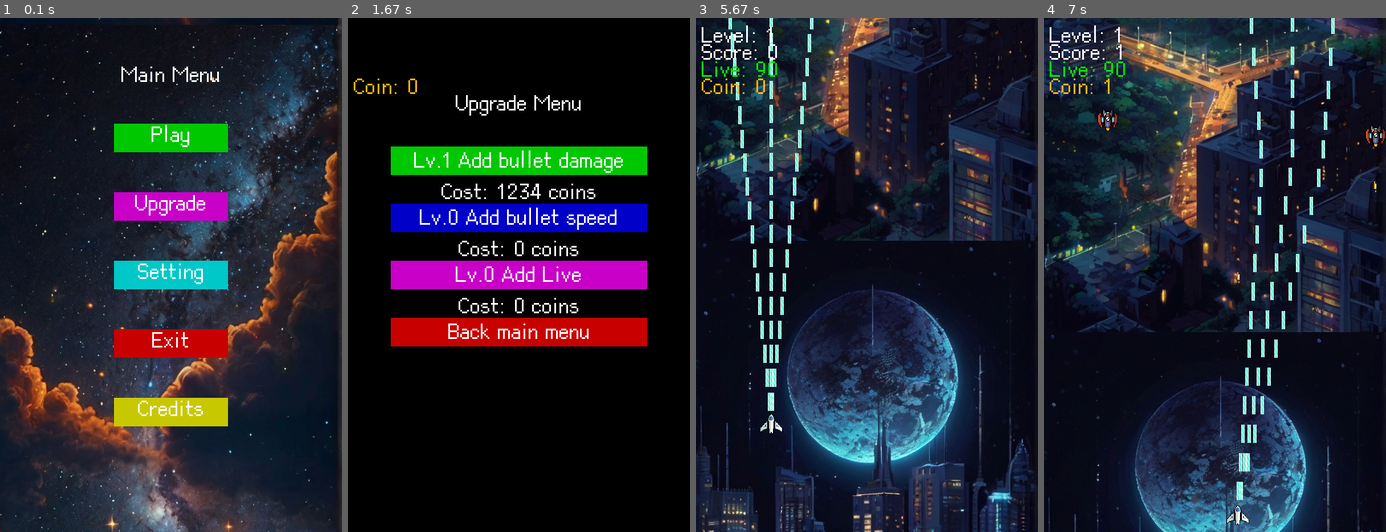
Above: before the commit, frames 1-4 (left to right).
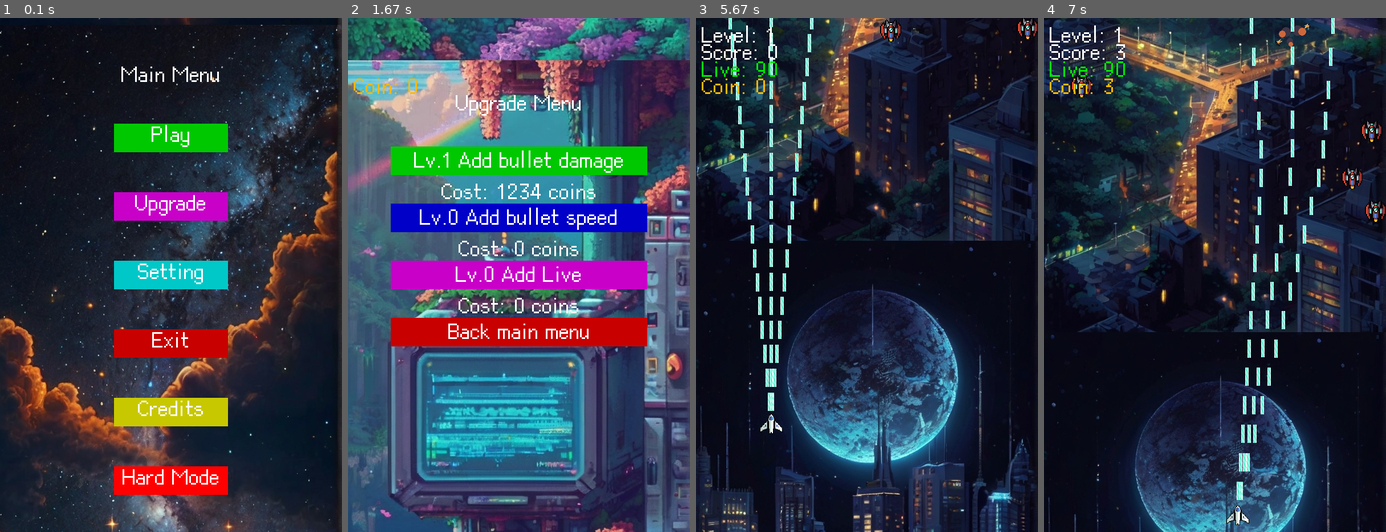
Above: after the commit, the same moments.

Repository: LukeTsengTW/pygame_space_shooting_game
Game: pygame game, started from main.py
The game is run twice, just before and just after one commit, with the same random seed, the same clock (stepped at 60 frames per second) and the same inputs.
Inputs (mouse positions are in pixels of both pictures, inside the frame that each line leads up to):
- Up to frame 1 (0.1 s): no input
- Up to frame 2 (1.67 s): click (519, 480) at 0.38 s, where only the run after the commit has a clickable "Hard Mode"; click (519, 59) at 0.72 s; click "Upgrade" at 1.05 s; click "Lv.0 Add bullet damage" at 1.38 s
- Up to frame 3 (5.67 s): press the mouse at (867, 331) at 1.7 s; move the mouse to (921, 213) at 1.8 s; release the mouse at (976, 100) at 1.93 s; press the mouse at (867, 136) at 2.03 s; move the mouse to (832, 125) at 2.13 s; release the mouse at (802, 120) at 2.27 s; click "Level 1" at 2.38 s; hold Right 2.67-3.13 s; move the mouse to (996, 84) at 2.7 s; hold Up 3.17-3.47 s; hold Right 3.5-3.97 s; hold Left 4-4.53 s; hold Down 4.57-4.87 s; hold Left 4.9-5.3 s; hold Up from 5.33 s (still down)
- Up to frame 4 (7 s): release Up at 5.7 s; hold Right 5.73-6.37 s; hold Down 6.4-6.77 s; hold Left from 6.8 s (still down)

The runs differ from the first frame. In frame 1, 1.9% of the frame differs, in the area x 33-67%, y 87-93%; in frame 2, 82%, in the area x 0-100%, y 0-100%; in frame 3, 0.3%; in frame 4, 1.1%.

Commit message:
Update Background Music, UI Background, simplify something

Diff:
--- a/config.py
+++ b/config.py
@@ -1,24 +1,34 @@
 import pygame
+
+pygame.mixer.init()
+
+volume_level = 0.5
+
+pygame.mixer.music.set_volume(volume_level)
+
+def play_music(filename):
+    pygame.mixer.music.load(filename)
+    pygame.mixer.music.play(-1)
 
 SCREEN_WIDTH, SCREEN_HEIGHT = 600, 900
 PLAYER_SPEED = 4
 BULLET_SPEED = 25
 ENEMY_GENERATION_THRESHOLDS = {
-    'enemies_1': 0.02,
-    'enemies_2': 0.005,
-    'enemies_3': 0.005,
-    'enemies_4': 0.003,
-    'enemies_6': 0.02,
-    'enemies_7': 0.005,
-    'enemies_8': 0.005,
-    'enemies_9': 0.003,
-    'enemies_10': 0.0005,
+    'enemies_1': 0.05,
+    'enemies_2': 0.01,
+    'enemies_3': 0.02,
+    'enemies_4': 0.01,
+    'enemies_6': 0.05,
+    'enemies_7': 0.01,
+    'enemies_8': 0.01,
+    'enemies_9': 0.02,
+    'enemies_10': 0.002,
     'enemies_12': 0.009,
     'enemies_13': 0.009,
     'enemies_14': 0.005,
-    'enemies_15': 0.003,
+    'enemies_15': 0.005,
     'enemies_16': 0.002,
-    'enemies_17': 0.0006,
+    'enemies_17': 0.002,
 }
 
 BOSS_GENERATION_ONCE = {
--- a/enemy.py
+++ b/enemy.py
@@ -50,7 +50,7 @@
         super().__init__('img/enemy/lv1_to_5/base/Scout_assets/Scout_frame_1.png', 'img/enemy/lv1_to_5/Shield/Scout_assets/Scout_Shield_frame_', (39.4, 42.8), (37.4, 40.8), 2, enemy_hp["enemies_1"], 14)
 
     def update(self, pressed_keys=None, mouse_pos=None):
-        super().update(EnemyBullet_1, 0.01)
+        super().update(EnemyBullet_1, 0.002)
 
 class Enemy_2(Enemy):
     def __init__(self):
@@ -180,7 +180,7 @@
        super().__init__('img/enemy/lv6_to_10/base/Battlecruiser_assets/Battlecruiser_frame_1.png', 'img/enemy/lv6_to_10/Shield/Battlecruiser_assets/Battlecruiser_frame_', None, None, 0, enemy_hp["enemies_10"], 9)
 
     def update(self, pressed_keys=None, mouse_pos=None):
-        super().update(EnemyBullet_7, 0.03)
+        super().update(EnemyBullet_7, 0.003)
 
 class Enemy_10(Enemy):
     def __init__(self):
@@ -194,18 +194,18 @@
        super().__init__('img/enemy/lv11_to_15/base/Bomber_assets/Bomber_frame_1.png', 'img/enemy/lv11_to_15/Shields/Bomber_assets/Bomber_frame_', None, None, 2, enemy_hp["enemies_13"], 11)
 
     def update(self, pressed_keys=None, mouse_pos=None):
-        super().update(EnemyBullet_11, 0.0015)
+        super().update(EnemyBullet_11, 0.003)
 
 class Enemy_12(Enemy):
     def __init__(self):
        super().__init__('img/enemy/lv11_to_15/base/Torpedo_assets/Torpedo_frame_1.png', 'img/enemy/lv11_to_15/Shields/Torpedo_assets/Torpedo_frame_', None, None, 1, enemy_hp["enemies_14"], 9)
 
     def update(self, pressed_keys=None, mouse_pos=None):
-        super().update(EnemyBullet_12, 0.0015)
+        super().update(EnemyBullet_12, 0.003)
 
 class Enemy_13(Enemy):
     def __init__(self):
-       super().__init__('img/enemy/lv11_to_15/base/Frigate_assets/Frigate_frame_1.png', 'img/enemy/lv11_to_15/Shields/Frigate_assets/Frigate_frame_', None, None, 3, enemy_hp["enemies_15"], 11)
+       super().__init__('img/enemy/lv11_to_15/base/Frigate_assets/Frigate_frame_1.png', 'img/enemy/lv11_to_15/Shields/Frigate_assets/Frigate_frame_', None, None, 4, enemy_hp["enemies_15"], 11)
 
     def update(self, pressed_keys=None, mouse_pos=None):
         super().update(EnemyBullet_10, 0.003)
--- a/main.py
+++ b/main.py
@@ -30,7 +30,11 @@
 font = pygame.font.Font('font.ttf', 36)
 clock = pygame.time.Clock()
 
+hard_level = 1
 level = 1
+
+is_complete_game = False
+
 backgrounds = [pygame.image.load(f'img/background/lv{i}_background.jpg') for i in range(1, 21)]
 background = backgrounds[0]
 background_bottom = backgrounds[0]
@@ -71,27 +75,53 @@
 
 current_text = 0
 def setting():
-    global current_text
+    global current_text, volume_level
     setting_running = True
     text_options = ['Control the sprite with keyboard', 'Control the sprite with cursor']
 
+    button_width = 200
+    button_height = 50
+    button_1 = pygame.Rect((SCREEN_WIDTH - 550) // 2, (SCREEN_HEIGHT - button_height) // 2 - 180, 550, button_height)
+    button_2 = pygame.Rect((SCREEN_WIDTH - button_width) // 2, (SCREEN_HEIGHT - button_height) // 2 + 60, button_width, button_height)
+
+    background = pygame.image.load(f'img/background/setting_background.jpg')
+    background_bottom = background
+    background_rect = background.get_rect()
+    background_rect_bottom = background_bottom.get_rect()
+    background_rect_bottom.top = background_rect.bottom
+
     while setting_running:
-        screen.fill((0,0,0))
+        background_rect.move_ip(0, 2)
+        background_rect_bottom.move_ip(0, 2)
+        if background_rect.top >= SCREEN_HEIGHT:
+            background_rect.bottom = background_rect_bottom.top
+        if background_rect_bottom.top >= SCREEN_HEIGHT:
+            background_rect_bottom.bottom = background_rect.top
+
+        screen.blit(background, background_rect)
+        screen.blit(background_bottom, background_rect_bottom)
+
         draw_text('Setting', font, (255, 255, 255), screen, SCREEN_WIDTH/2, 150)
 
         mx, my = pygame.mouse.get_pos()
-
-        button_width = 200
-        button_height = 50
-        button_1 = pygame.Rect((SCREEN_WIDTH - 550) // 2, (SCREEN_HEIGHT - button_height) // 2 - 180, 550, button_height)
-        button_2 = pygame.Rect((SCREEN_WIDTH - button_width) // 2, (SCREEN_HEIGHT - button_height) // 2 - 60, button_width, button_height)
 
         pygame.draw.rect(screen, (0, 200, 0), button_1)
         pygame.draw.rect(screen, (200, 0, 0), button_2)
 
         text = text_options[current_text]
         draw_text(text , font, (255, 255, 255), screen, SCREEN_WIDTH // 2, SCREEN_HEIGHT // 2 - 180)
-        draw_text('Back menu', font, (255, 255, 255), screen, SCREEN_WIDTH // 2, SCREEN_HEIGHT // 2 - 60)
+        draw_text('Back menu', font, (255, 255, 255), screen, SCREEN_WIDTH // 2, SCREEN_HEIGHT // 2 + 60)
+
+        # Add a slider for volume control
+        slider_rect = pygame.Rect((SCREEN_WIDTH - 300) // 2, SCREEN_HEIGHT // 2 - 60, 300, 20)
+        slider_button_rect = pygame.Rect((SCREEN_WIDTH - 300) // 2 + 270 * volume_level, SCREEN_HEIGHT // 2 - 60, 30, 20)
+        pygame.draw.rect(screen, (100, 100, 100), slider_rect)
+        pygame.draw.rect(screen, (0, 255, 0), slider_button_rect)
+
+        volume_percentage = f"{int(volume_level * 101)}%"
+        draw_text(volume_percentage, font, (255, 255, 255), screen, SCREEN_WIDTH // 2, SCREEN_HEIGHT // 2 - 10)
+
+        draw_text('Volume', font, (255, 255, 255), screen, SCREEN_WIDTH // 2, SCREEN_HEIGHT // 2 - 90)
 
         for event in pygame.event.get():
             if event.type == pygame.QUIT:
@@ -101,6 +131,10 @@
                 if event.key == pygame.K_ESCAPE:
                     pygame.quit()
                     sys.exit()
+            if event.type == pygame.MOUSEBUTTONDOWN or (event.type == pygame.MOUSEMOTION and event.buttons[0] == 1):
+                if slider_rect.collidepoint((mx, my)):
+                    volume_level = (mx - slider_rect.x) / slider_rect.width
+                    pygame.mixer.music.set_volume(volume_level)
             if event.type == pygame.MOUSEBUTTONDOWN:
                 if event.button == 1:
                     if button_1.collidepoint((mx, my)):
@@ -118,8 +152,24 @@
 def upgrade_UI():
     global BULLET_SPEED, max_lives, damage_level, bullet_speed_level, live_level, damage_level_need_coin, bullet_speed_level_need_coin, live_level_need_coin
     upgrade_UI_running = True
+
+    background = pygame.image.load(f'img/background/upgrade_background.jpg')
+    background_bottom = background
+    background_rect = background.get_rect()
+    background_rect_bottom = background_bottom.get_rect()
+    background_rect_bottom.top = background_rect.bottom
+
     while upgrade_UI_running:
-        screen.fill((0,0,0))
+        background_rect.move_ip(0, 2)
+        background_rect_bottom.move_ip(0, 2)
+        if background_rect.top >= SCREEN_HEIGHT:
+            background_rect.bottom = background_rect_bottom.top
+        if background_rect_bottom.top >= SCREEN_HEIGHT:
+            background_rect_bottom.bottom = background_rect.top
+
+        screen.blit(background, background_rect)
+        screen.blit(background_bottom, background_rect_bottom)
+
         draw_text('Upgrade Menu', font, (255, 255, 255), screen, SCREEN_WIDTH/2, 150)
 
         mx, my = pygame.mouse.get_pos()
@@ -253,6 +303,7 @@
                     button = pygame.Rect((SCREEN_WIDTH - 200) // 2, 50 * i, 200, 40)
                     if button.collidepoint((mx, my)):
                         if i <= level:
+                            play_music("music/battle_in_the_stars.ogg")
                             level = i
                             chose_level_running = False
                             player.out_of_game = False
@@ -264,13 +315,56 @@
         pygame.display.update()
         clock.tick(60)
 
+def chose_hard_level():
+    global hard_level
+    chose_hard_level_running = True
+    while chose_hard_level_running:
+        screen.fill((0, 0, 0))
+        button_back = pygame.Rect((SCREEN_WIDTH - 200) // 2, SCREEN_HEIGHT - 100, 200, 40)
+        pygame.draw.rect(screen, (100, 100, 100), button_back)
+        draw_text('Back', font, (255, 255, 255), screen, SCREEN_WIDTH // 2, SCREEN_HEIGHT - 80)
+        if is_complete_game:
+            for i in range(1, 16):
+                if i <= hard_level:
+                    button_color = (0, 200, 0)  # Green for current level
+                else:
+                    button_color = (200, 0, 0)  # Red for locked levels
+                button = pygame.Rect((SCREEN_WIDTH - 200) // 2, 50 * i, 200, 40)
+                pygame.draw.rect(screen, button_color, button)
+                draw_text(f'Level {i}', font, (255, 255, 255), screen, SCREEN_WIDTH // 2, 50 * i + 20)
+        else:
+            draw_text("You still haven't completed", font, (255, 255, 255), screen, SCREEN_WIDTH // 2, SCREEN_HEIGHT // 2 - 50)
+            draw_text("the normal level yet.", font, (255, 255, 255), screen, SCREEN_WIDTH // 2, SCREEN_HEIGHT // 2)
+
+        for event in pygame.event.get():
+            if event.type == pygame.QUIT:
+                pygame.quit()
+                sys.exit()
+            if event.type == pygame.MOUSEBUTTONDOWN:
+                mx, my = pygame.mouse.get_pos()
+                for i in range(1, 16):
+                    button = pygame.Rect((SCREEN_WIDTH - 200) // 2, 50 * i, 200, 40)
+                    if button.collidepoint((mx, my)):
+                        if i <= hard_level:
+                            hard_level = i
+                            chose_hard_level_running = False
+                            player.out_of_game = False
+                            reset_continue_game()
+                            break
+                if button_back.collidepoint((mx, my)):
+                    chose_hard_level_running = False
+                    main_menu()
+        pygame.display.update()
+        clock.tick(60)
+
 def main_menu():
+    play_music("music/brave_pilots_menu_screen.ogg")
     main_running = True
     button_width = 200
     button_height = 50
-    button_texts = ['Play', 'Upgrade', 'Setting', 'Exit', 'Credits']
-    button_colors = [(0, 200, 0), (200, 0, 200), (0, 200, 200), (200, 0, 0), (200, 200, 0)]
-    button_actions = [chose_level, upgrade_UI, setting, sys.exit, credits]
+    button_texts = ['Play', 'Upgrade', 'Setting', 'Exit', 'Credits', 'Hard Mode']
+    button_colors = [(0, 200, 0), (200, 0, 200), (0, 200, 200), (200, 0, 0), (200, 200, 0), (255, 0, 0)]
+    button_actions = [chose_level, upgrade_UI, setting, sys.exit, credits, chose_hard_level]
     buttons = [pygame.Rect((SCREEN_WIDTH - button_width) // 2, (SCREEN_HEIGHT - button_height) // 2 - 240 + i * 120, button_width, button_height) for i in range(len(button_texts))]
 
     background = pygame.image.load(f'img/background/menu_background.jpg')
@@ -331,6 +425,25 @@
                 if event.key == pygame.K_2:
                     pygame.quit()
                     sys.exit()
+
+def all_levels_completed_screen():
+    all_levels_completed_running = True
+    player.out_of_game = True
+    while all_levels_completed_running:
+        screen.fill((0, 0, 0))
+        draw_text('Congratulations!', font, (255, 255, 255), screen, SCREEN_WIDTH / 2, SCREEN_HEIGHT / 2 - 100)
+        draw_text('All levels completed!', font, (255, 255, 255), screen, SCREEN_WIDTH / 2, SCREEN_HEIGHT / 2)
+        draw_text('You are unlock the hard mode now.', font, (255, 255, 255), screen, SCREEN_WIDTH / 2, SCREEN_HEIGHT / 2 + 50)
+        draw_text('Press 1 to return to main menu', font, (255, 255, 255), screen, SCREEN_WIDTH / 2, SCREEN_HEIGHT / 2 + 100)
+        pygame.display.flip()
+        for event in pygame.event.get():
+            if event.type == pygame.QUIT:
+                pygame.quit()
+                sys.exit()
+            if event.type is pygame.KEYDOWN:
+                if event.key == pygame.K_1:
+                    main_menu()
+                    all_levels_completed_running = False
 
 def pause_menu():
     pause_running = True
@@ -416,6 +529,8 @@
                 mx, my = pygame.mouse.get_pos()
                 if button_next_level.collidepoint((mx, my)):
                     # Enter Next level
+                    if BOSS_GENERATION_ONCE["enemies_5"] or BOSS_GENERATION_ONCE["enemies_11"] or BOSS_GENERATION_ONCE["enemies_18"]:
+                        play_music('music/battle_in_the_stars.ogg')
                     player.out_of_game = False
                     return 'next'
                 if button_back_menu.collidepoint((mx, my)):
@@ -424,10 +539,14 @@
                     return 'menu'
                 if level > 1 and button_previous_level.collidepoint((mx, my)):
                     # Return pervious level
+                    if BOSS_GENERATION_ONCE["enemies_5"] or BOSS_GENERATION_ONCE["enemies_11"] or BOSS_GENERATION_ONCE["enemies_18"]:
+                        play_music('music/battle_in_the_stars.ogg')
                     player.out_of_game = False
                     return 'previous'
                 if button_restart_level.collidepoint((mx, my)):
                     # Restart current level
+                    if BOSS_GENERATION_ONCE["enemies_5"] or BOSS_GENERATION_ONCE["enemies_11"] or BOSS_GENERATION_ONCE["enemies_18"]:
+                        play_music('music/battle_in_the_stars.ogg')
                     player.out_of_game = False
                     return 'restart'
 
@@ -472,25 +591,26 @@
     BOSS_GENERATION_ONCE['enemies_11'] = False
     BOSS_GENERATION_ONCE['enemies_18'] = False
 
+last_spawn_time = 0
+
 def generate_enemy(level, enemy_type, enemy_class, boss=False, Is_support=False):
+    global last_spawn_time
     if boss:
         if not BOSS_GENERATION_ONCE[enemy_type]:
             boss = enemy_class()
             enemies_p[enemy_type].add(boss)
             all_sprites.add(boss)
             BOSS_GENERATION_ONCE[enemy_type] = True
+            play_music('music/death_match_boss_theme.ogg')
     else:
-        if not(Is_support):
-            if random.random() < ENEMY_GENERATION_THRESHOLDS[enemy_type]:
-                enemy = enemy_class()
-                enemies_p[enemy_type].add(enemy)
-                all_sprites.add(enemy)
+        current_time = pygame.time.get_ticks()
+        if current_time - last_spawn_time >= 10 and random.random() < ENEMY_GENERATION_THRESHOLDS[enemy_type]:
+            enemy = enemy_class(enemies) if Is_support else enemy_class()
+            enemies_p[enemy_type].add(enemy)
+            all_sprites.add(enemy)
+            if not Is_support:
                 enemies.add(enemy)
-        else:
-            if random.random() < ENEMY_GENERATION_THRESHOLDS[enemy_type]:
-                enemy = enemy_class(enemies)
-                enemies_p[enemy_type].add(enemy)
-                all_sprites.add(enemy)
+            last_spawn_time = current_time
 
 def draw_health_bar(boss, screen):
     max_health = boss.maxhp
@@ -543,11 +663,10 @@
                 generate_enemy(level, 'enemies_5', Boss_1, boss=True)
         elif level > 5 and level <= 10:
             generate_enemy(level, 'enemies_6', Enemy_5)
+            generate_enemy(level, 'enemies_7', Enemy_6)
             if level > 6:
-                generate_enemy(level, 'enemies_7', Enemy_6)
+                generate_enemy(level, 'enemies_8', Enemy_7)
             if level > 7:
-                generate_enemy(level, 'enemies_8', Enemy_7)
-            if level > 8:
                 generate_enemy(level, 'enemies_9', Enemy_8, Is_support=True)
                 generate_enemy(level, 'enemies_10', Enemy_9)
             if level == 10:
@@ -557,9 +676,8 @@
             generate_enemy(level, 'enemies_13', Enemy_11)
             if level > 11:
                 generate_enemy(level, 'enemies_14', Enemy_12)
+                generate_enemy(level, 'enemies_15', Enemy_13)
             if level > 12:
-                generate_enemy(level, 'enemies_15', Enemy_13)
-            if level > 13:
                 generate_enemy(level, 'enemies_16', Enemy_14, Is_support=True)
                 generate_enemy(level, 'enemies_17', Enemy_15)
             if level == 15:
@@ -605,24 +723,24 @@
     for enemy_bullet in enemy_bullets:
         screen.blit(enemy_bullet.surf, enemy_bullet.rect)
 
-    check_bullet_hit(bullets, enemies_p['enemies_1'], 1, 0.3, 0.05, Explosion_1, 1)
-    check_bullet_hit(bullets, enemies_p['enemies_2'], 3, 0.06, 0.09, Explosion_2, 3)
-    check_bullet_hit(bullets, enemies_p['enemies_3'], 5, 0.09, 0.1, Explosion_3, 5)
-    check_bullet_hit(bullets, enemies_p['enemies_4'], 2, 0.02, 0.15, Explosion_4, 7)
-    check_bullet_hit(bullets, enemies_p['enemies_5'], 100, 0.3, 0.5, Explosion_5, 10000)
-    check_bullet_hit(bullets, enemies_p['enemies_6'], 2, 0.1, 0.1, Explosion_6, 3)
-    check_bullet_hit(bullets, enemies_p['enemies_7'], 4, 0.15, 0.1, Explosion_7, 5)
-    check_bullet_hit(bullets, enemies_p['enemies_8'], 6, 0.15, 0.1, Explosion_8, 7)
-    check_bullet_hit(bullets, enemies_p['enemies_9'], 3, 0.15, 0.1, Explosion_9, 9)
-    check_bullet_hit(bullets, enemies_p['enemies_10'], 10, 0.3, 0.3, Explosion_10, 11)
-    check_bullet_hit(bullets, enemies_p['enemies_11'], 400, 0.5, 0.5, Explosion_11, 50000)
-    check_bullet_hit(bullets, enemies_p['enemies_12'], 3, 0.15, 0.1, Explosion_12, 5)
-    check_bullet_hit(bullets, enemies_p['enemies_13'], 5, 0.15, 0.1, Explosion_13, 7)
-    check_bullet_hit(bullets, enemies_p['enemies_14'], 7, 0.2, 0.1, Explosion_14, 9)
-    check_bullet_hit(bullets, enemies_p['enemies_15'], 9, 0.25, 0.25, Explosion_15, 11)
-    check_bullet_hit(bullets, enemies_p['enemies_16'], 11, 0.25, 0.25, Explosion_16, 13)
-    check_bullet_hit(bullets, enemies_p['enemies_17'], 13, 0.35, 0.35, Explosion_17, 15)
-    check_bullet_hit(bullets, enemies_p['enemies_18'], 600, 0.6, 0.6, Explosion_18, 100000)
+    check_bullet_hit(bullets, enemies_p['enemies_1'], 1, 0.03, 0.01, Explosion_1, 1)
+    check_bullet_hit(bullets, enemies_p['enemies_2'], 3, 0.03, 0.01, Explosion_2, 3)
+    check_bullet_hit(bullets, enemies_p['enemies_3'], 5, 0.03, 0.01, Explosion_3, 5)
+    check_bullet_hit(bullets, enemies_p['enemies_4'], 2, 0.03, 0.01, Explosion_4, 7)
+    check_bullet_hit(bullets, enemies_p['enemies_5'], 100, 0.03, 0.01, Explosion_5, 10000)
+    check_bullet_hit(bullets, enemies_p['enemies_6'], 2, 0.03, 0.01, Explosion_6, 3)
+    check_bullet_hit(bullets, enemies_p['enemies_7'], 4, 0.03, 0.01, Explosion_7, 5)
+    check_bullet_hit(bullets, enemies_p['enemies_8'], 6, 0.03, 0.01, Explosion_8, 7)
+    check_bullet_hit(bullets, enemies_p['enemies_9'], 3, 0.03, 0.01, Explosion_9, 9)
+    check_bullet_hit(bullets, enemies_p['enemies_10'], 10, 0.03, 0.01, Explosion_10, 11)
+    check_bullet_hit(bullets, enemies_p['enemies_11'], 400, 0.03, 0.01, Explosion_11, 50000)
+    check_bullet_hit(bullets, enemies_p['enemies_12'], 3, 0.03, 0.01, Explosion_12, 5)
+    check_bullet_hit(bullets, enemies_p['enemies_13'], 5, 0.03, 0.01, Explosion_13, 7)
+    check_bullet_hit(bullets, enemies_p['enemies_14'], 7, 0.03, 0.01, Explosion_14, 9)
+    check_bullet_hit(bullets, enemies_p['enemies_15'], 9, 0.03, 0.01, Explosion_15, 11)
+    check_bullet_hit(bullets, enemies_p['enemies_16'], 11, 0.03, 0.01, Explosion_16, 13)
+    check_bullet_hit(bullets, enemies_p['enemies_17'], 13, 0.03, 0.01, Explosion_17, 15)
+    check_bullet_hit(bullets, enemies_p['enemies_18'], 600, 0.03, 0.01, Explosion_18, 100000)
 
     for item_type in items.keys():
         item_collision(player, item_type)
@@ -668,10 +786,14 @@
     if player.invincible_shield and pygame.time.get_ticks() - player.shield_start_time > 5000:
         player.invincible_shield = False
 
-    if player.lives <= 0 or level > 15:
+    if player.lives <= 0:
         game_over_screen()
 
-    if score > 75 + (level * 10) * 5: # 75 + (level * 10) * 5
+    if level > 15:
+        all_levels_completed_screen()
+        is_complete_game = True
+
+    if score > 100 + (level * 10) * 9: # 100 + (level * 10) * 9
         action = stage_clear_screen(level, score)
         if action == 'next':
             reset_enemies()
Not shown, changed: README.md
Binary file added: img/background/setting_background.jpg
Binary file added: img/background/upgrade_background.jpg
Not shown, added: sound_effect/boom.mp3
Not shown, added: sound_effect/laser.mp3
